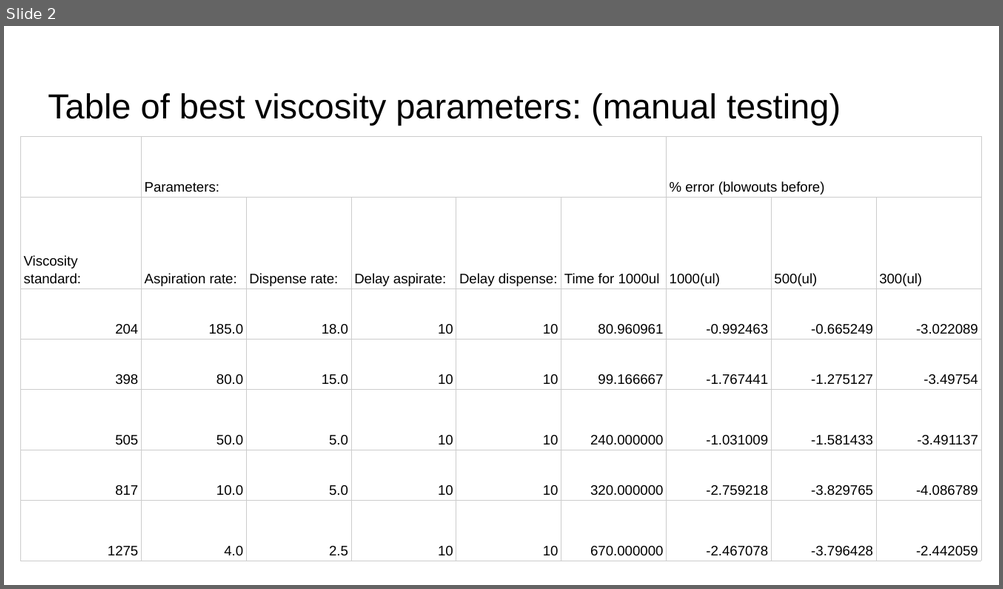
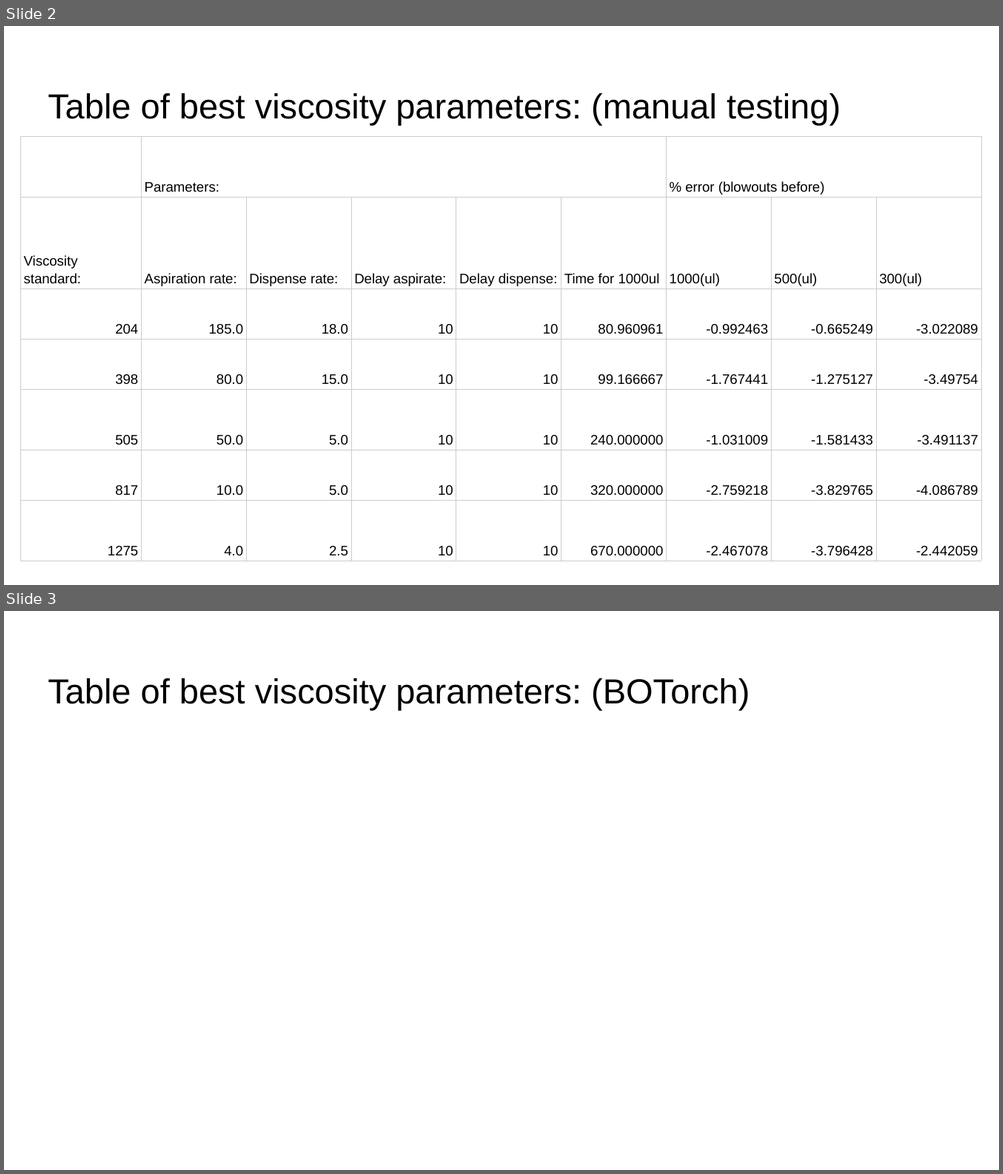
Before and after one commit to Quijanove/viscosity_liquid_transfer_Pablo, a slide deck: Sartorious_experiments/Finalised_Data/Sartorious Experiments Summary Statistics.pptx. Shown one above the other, each under a label of ours: slide 2 before the commit, slides 2 and 3 after it. The pictures are 1003x589 and 1003x1174 pixels, drawn with LibreOffice and Linux fonts; fonts in the diff are those of the drawing. Boxes give left, top, right and bottom in pixels: in the first picture for what was removed or moved away, otherwise in the second. Text is boxed around its words. In the diff, an @@ line names an element or a change of style, - is before the commit and + after.

```diff
--- a/Sartorious_experiments/Finalised_Data/Sartorious Experiments Summary Statistics.pptx
+++ b/Sartorious_experiments/Finalised_Data/Sartorious Experiments Summary Statistics.pptx
@@ slide 3 added at [4, 611, 999, 1170], background #FFFFFF @@
@@ title added at [48, 678, 749, 710], 25.2 pt, text #000000 @@
+Table of best viscosity parameters: (BOTorch)
```
Also in this commit, not shown: 5 slides changed, 1 other slide added, 1 other file.
